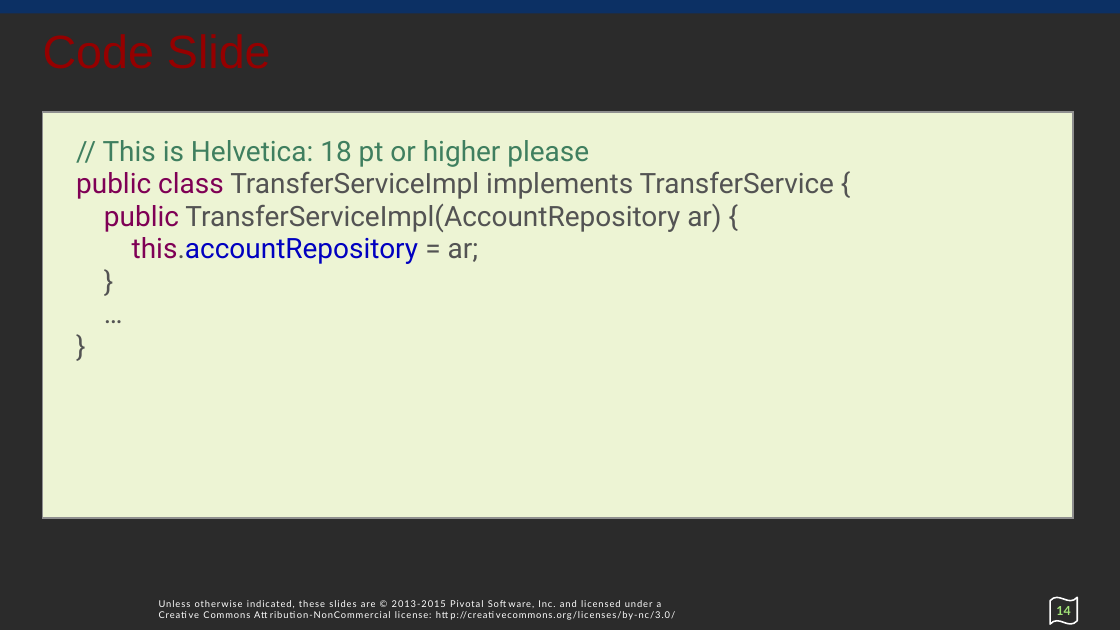
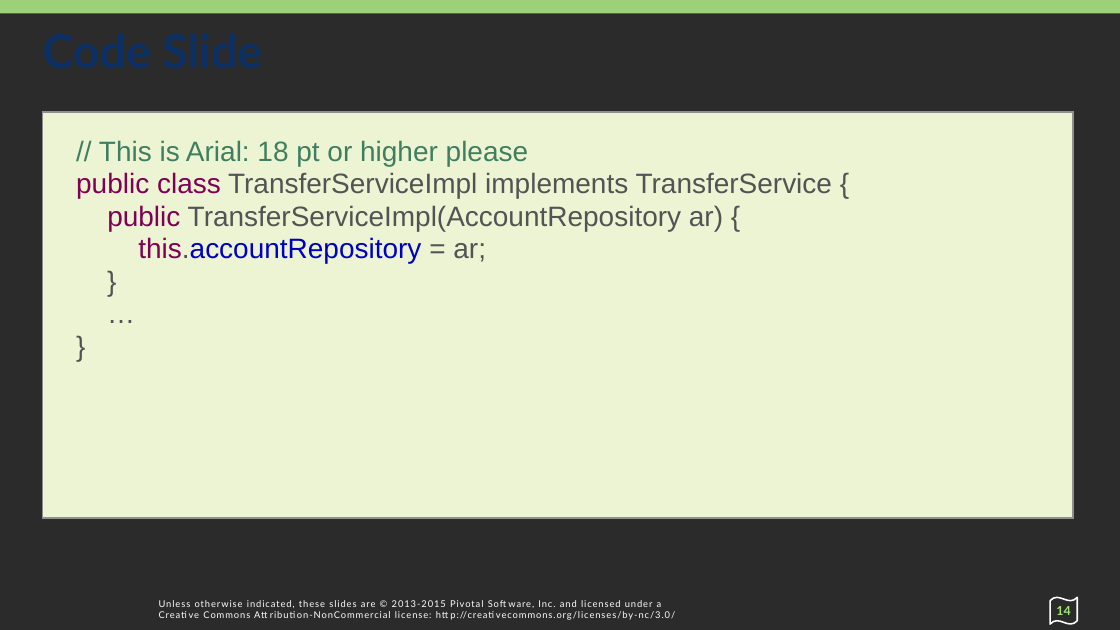
Before and after one commit to cloudstrack/cloud-native-data-flow-orchestration, a slide deck: slide 14 of ppt/Cloud Native Data Flow Orchestration.pptx. Drawn at 1120x630 pixels with LibreOffice and Linux fonts; fonts in the diff are those of the drawing; background and template pictures are left out; a plain dark background stands for a picture behind light text. Boxes give left, top, right and bottom in pixels: in the first picture for what was removed or moved away, otherwise in the second. Text is boxed around its words. In the diff, an @@ line names an element or a change of style, - is before the commit and + after.

```diff
--- a/ppt/Cloud Native Data Flow Orchestration.pptx
+++ b/ppt/Cloud Native Data Flow Orchestration.pptx
@@ rectangle at <box>0,0,1120,13</box>: fill #0C3064 to #9CD179 @@
@@ title "Code Slide" at <box>43,19,1079,82</box>: font Arial to Lato, text colour #950000 to #0C3064, bold on @@
@@ text in rectangle at <box>99,140,528,166</box>: text changed; font Roboto to Arial @@
-// This is Helvetica: 18 pt or higher please
+// This is Arial: 18 pt or higher please
@@ text in rectangle at <box>76,172,832,263</box>: font Roboto to Arial in "public class TransferServiceImpl implements TransferService  ...", "public TransferServiceImpl(AccountRepository ar) {", "this.accountRepository = ar;", "}" and 2 more places @@
```
Also in this commit, not shown: 24 other slides changed, 6 slides added, 2 slides removed.
